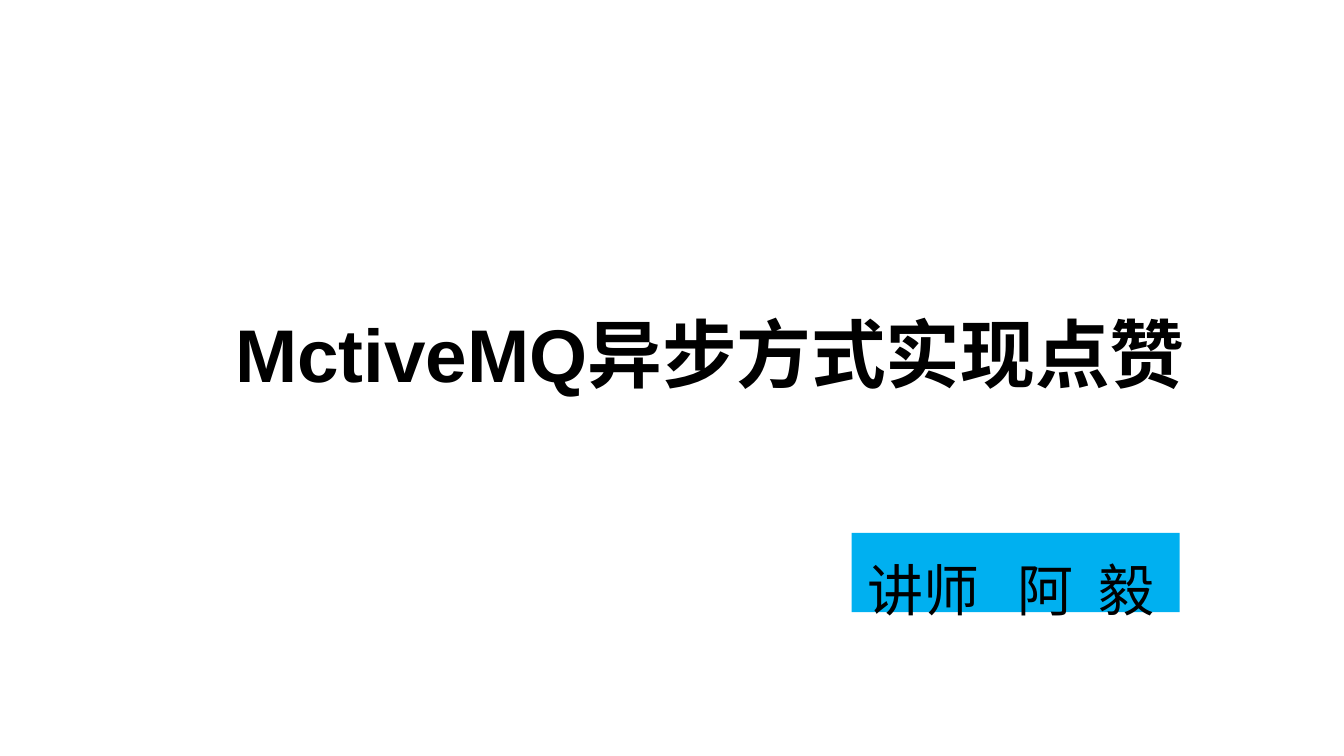
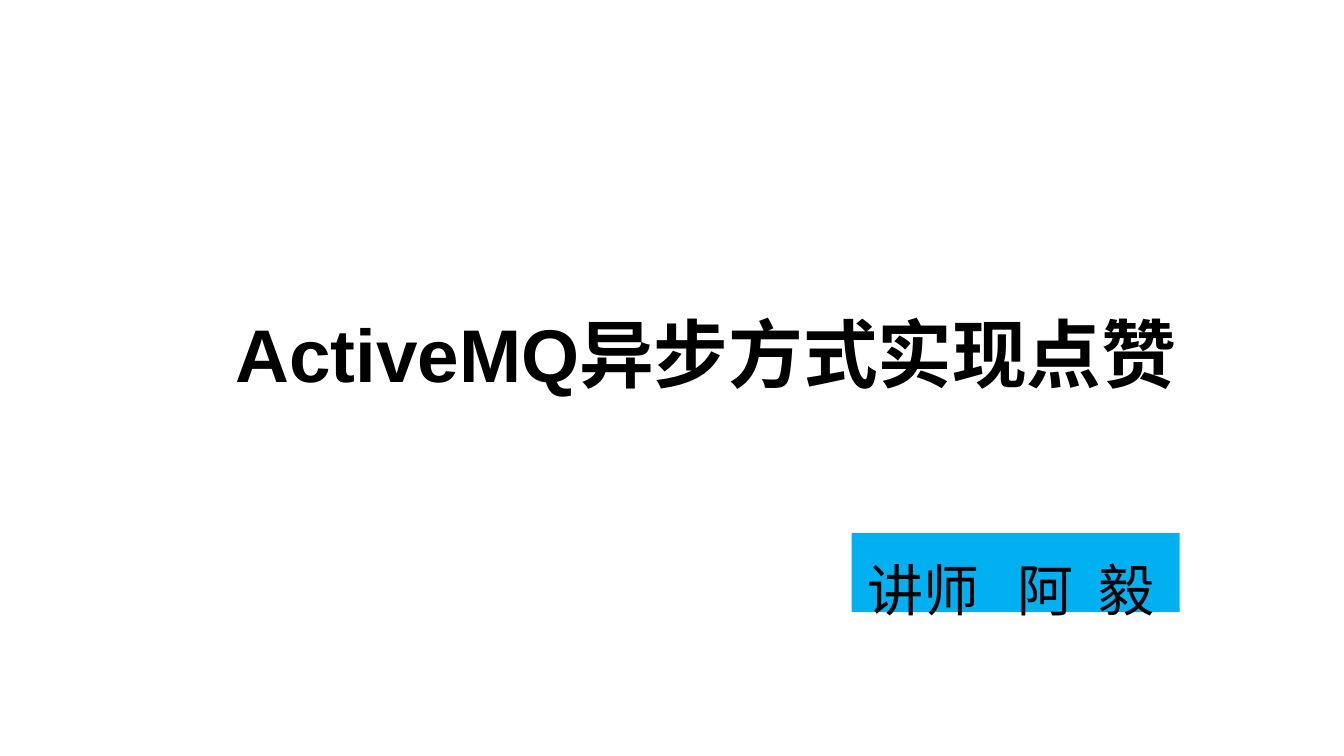
Before and after one commit to huangwenyi10/high-concurrency-praise, a slide deck: slide 21 of doc/SpringBoot+Redis+MQ实现高并发点赞功能.ppt. Drawn at 1344x756 pixels with LibreOffice and Linux fonts; fonts in the diff are those of the drawing; background and template pictures are left out. Boxes give left, top, right and bottom in pixels: in the first picture for what was removed or moved away, otherwise in the second. Text is boxed around its words. In the diff, an @@ line names an element or a change of style, - is before the commit and + after.

```diff
--- a/doc/SpringBoot+Redis+MQ实现高并发点赞功能.ppt
+++ b/doc/SpringBoot+Redis+MQ实现高并发点赞功能.ppt
@@ text at (235, 323, 1176, 396): text changed @@
-MctiveMQ异步方式实现点赞
+ActiveMQ异步方式实现点赞
```
Also in this commit, not shown: 2 other slides changed, 1 other file.
